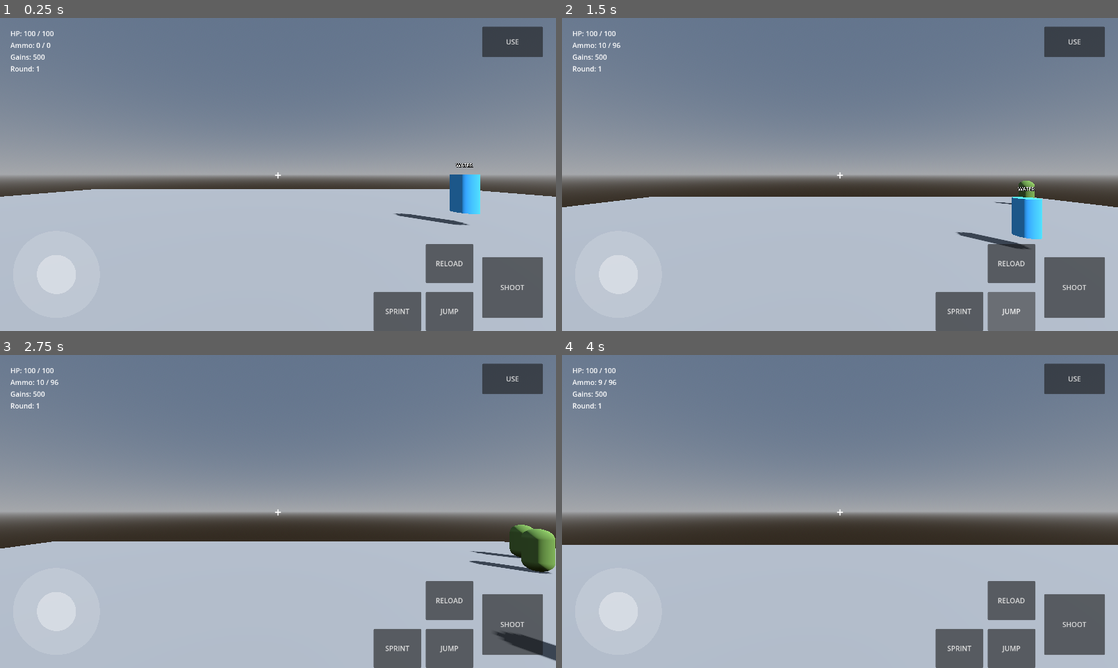
Above: before the commit, frames 1-4 (two rows, left to right).
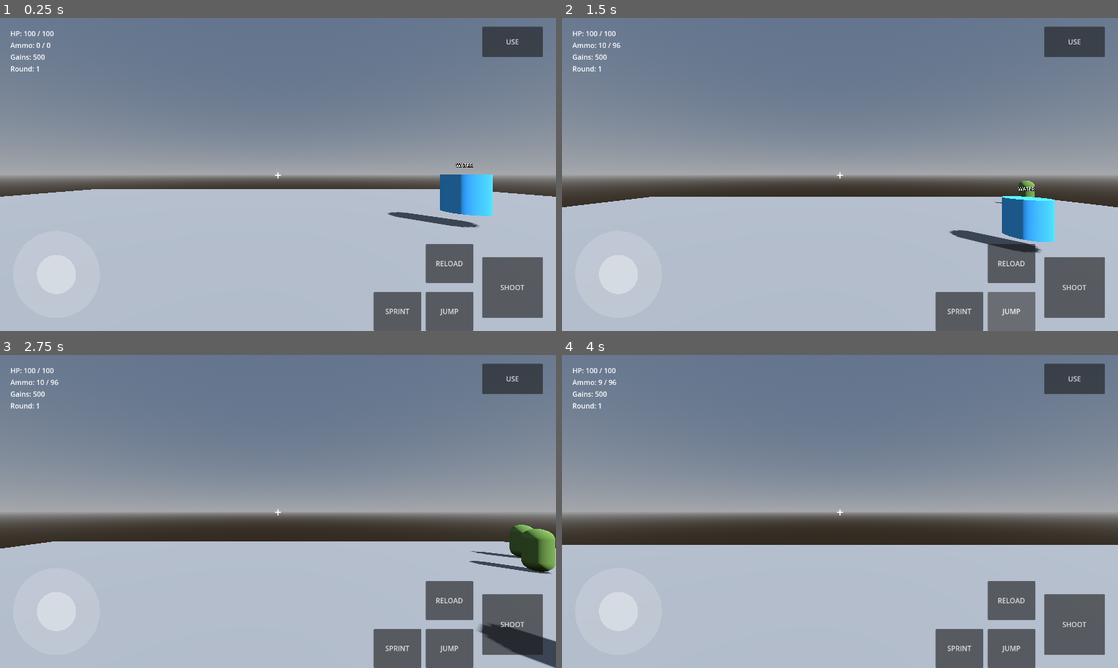
Above: after the commit, the same moments.

Repository: nateomach1-debug/jacked-undead
Game: Godot game, scene res://scenes/main/main.tscn
The game is run twice, just before and just after one commit, with the same random seed, the same clock (stepped at 60 frames per second) and the same inputs.
Inputs (mouse positions are in pixels of both pictures, inside the frame that each line leads up to):
- Up to frame 1 (0.25 s): no input
- Up to frame 2 (1.5 s): click "SHOOT" at 0.5 s; click "JUMP" at 1.25 s
- Up to frame 3 (2.75 s): move the mouse to (305, 511) at 2.02 s; hold W (move_forward) from 2.03 s (still down); hold F (interact) from 2.03 s (still down); tap Space (jump) at 2.27 s
- Up to frame 4 (4 s): keep holding W (move_forward); move the mouse to (812, 511) at 2.77 s; release F (interact) at 2.78 s; click (812, 511) at 2.85 s; tap Space (jump) at 3.02 s; move the mouse to (851, 505) at 3.52 s; hold Ctrl (sprint) from 3.53 s (still down)

The runs differ from the first frame. In frame 1, 0.8% of the frame differs, in the area x 69-89%, y 50-67%; in frame 2, 0.9%, in the area x 69-89%, y 56-76%; in frame 3, 0.5%; in frame 4, nothing differs.

Commit message:
Modify water station cylinder dimensions
Updated the radius and dimensions of the water station's cylinder shape and mesh.

Diff:
--- a/scenes/stations/water_station.tscn
+++ b/scenes/stations/water_station.tscn
@@ -3,12 +3,12 @@
 [ext_resource type="Script" path="res://scripts/stations/water_station.gd" id="1"]
 
 [sub_resource type="CylinderShape3D" id="CylinderShape3D_1"]
-radius = 0.35
+radius = 0.6
 height = 1.2
 
 [sub_resource type="CylinderMesh" id="CylinderMesh_1"]
-top_radius = 0.35
-bottom_radius = 0.35
+top_radius = 0.6
+bottom_radius = 0.6
 height = 1.2
 
 [sub_resource type="StandardMaterial3D" id="StandardMaterial3D_1"]
